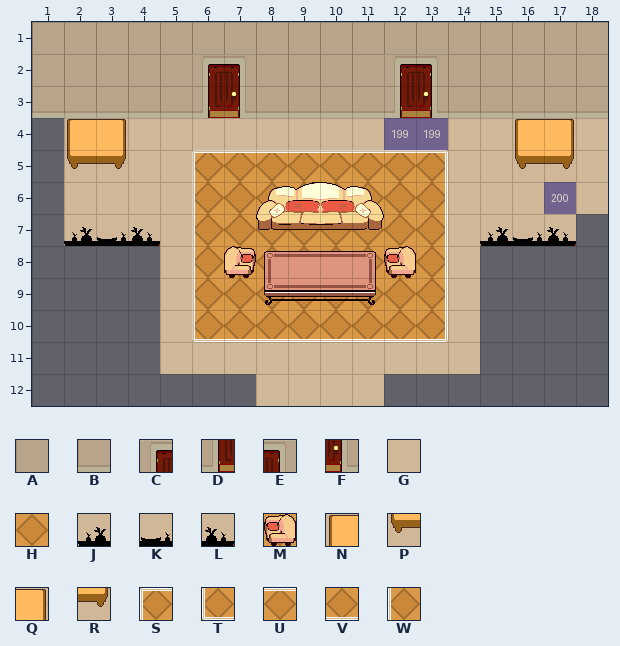
A Tiled map gets an edit: bgs/maps/room_02b.tmx. Above, as it was before the edit.
Cells are 32x32 px. Shown: x 1..18, y 1..12.
Key: from "room03": A 0, B 1, C 2, D 3, E 4, F 5, G 6, H 18, J 48, K 49, L 50, M 60, N 67, P 68, Q 71, R 72, S 73, T 76, U 77, V 79, W 80.
_ is an empty cell, # one hidden under a higher layer.
Layers that did not change in this view are not listed.
Layer "decor" before, first column x 1:
 1 AAAAAAA
 2 AAAA___
 3 _______
 4 _#_GGGG
 5 _PRGGSU
 6 _GGGGWH
 7 ____GWH
 8 ____GW_
 9 ____GWH
10 ____GTV
11 ____GGG
12 _______
Layer "colliders" before, first column x 12:
 2 CEA____
 3 DFBBBBB
 4 ____NQ_
 5 _______
 6 _______
 7 ___JKL_
 8 M______
 9 _______
10 _______
11 _______
12 _______
And afterwards:
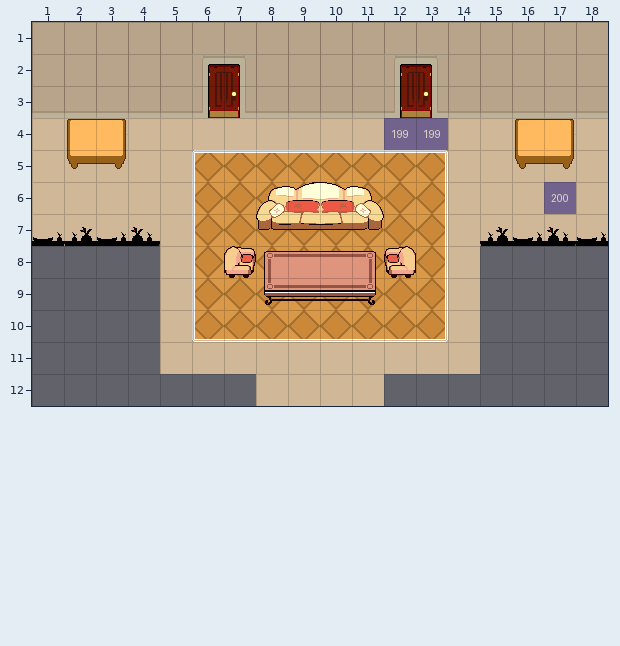
Difference:
Layer "decor":
y 4..6: x 1 _ -> G
y 7: x 1 _ -> K
Layer "colliders":
y 7: x 18 _ -> K
Where, in picture pixels (left, top, right, bottom), the same in both pictures:
added: (32, 118, 64, 246)
added: (576, 214, 608, 246)
